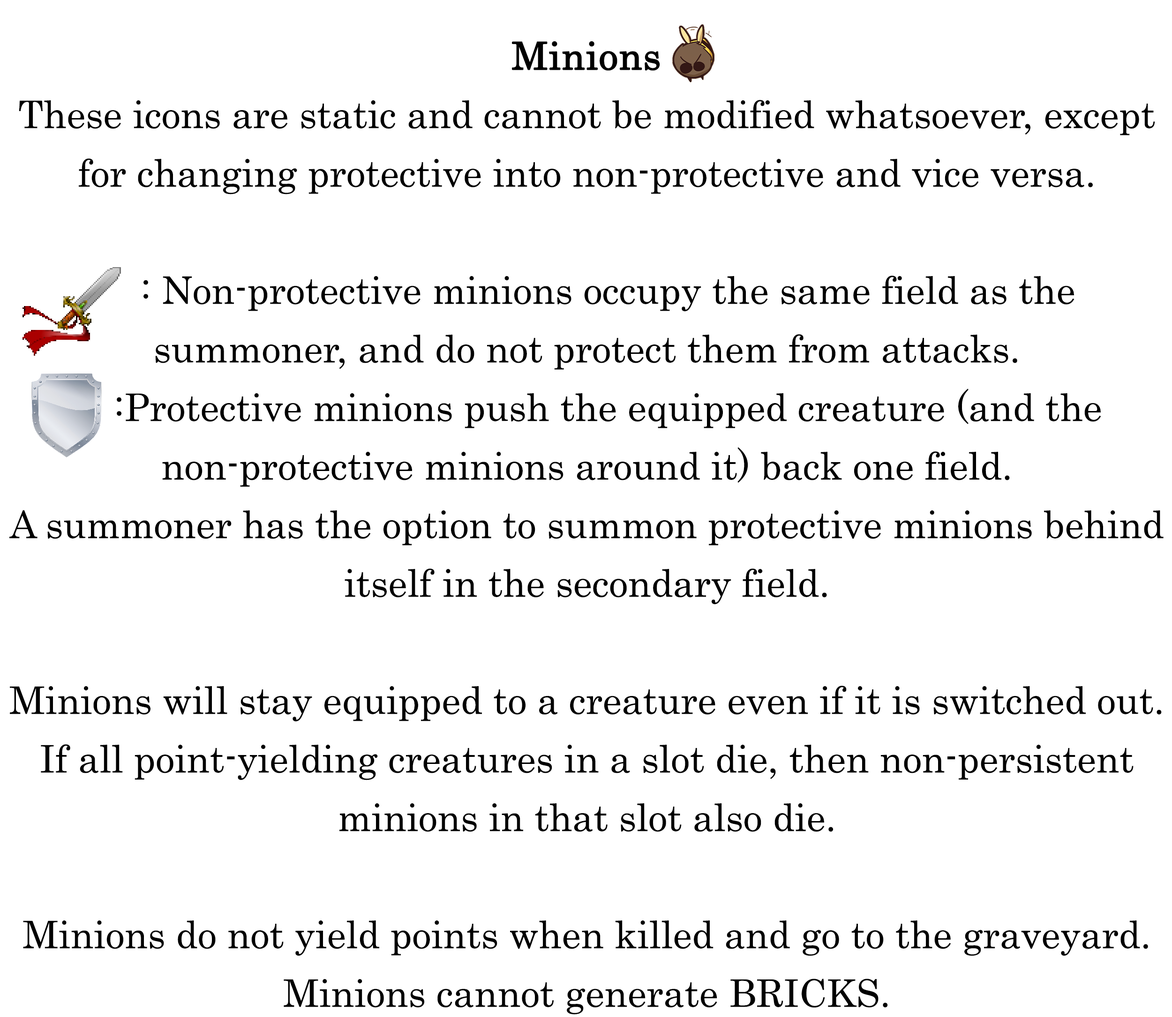
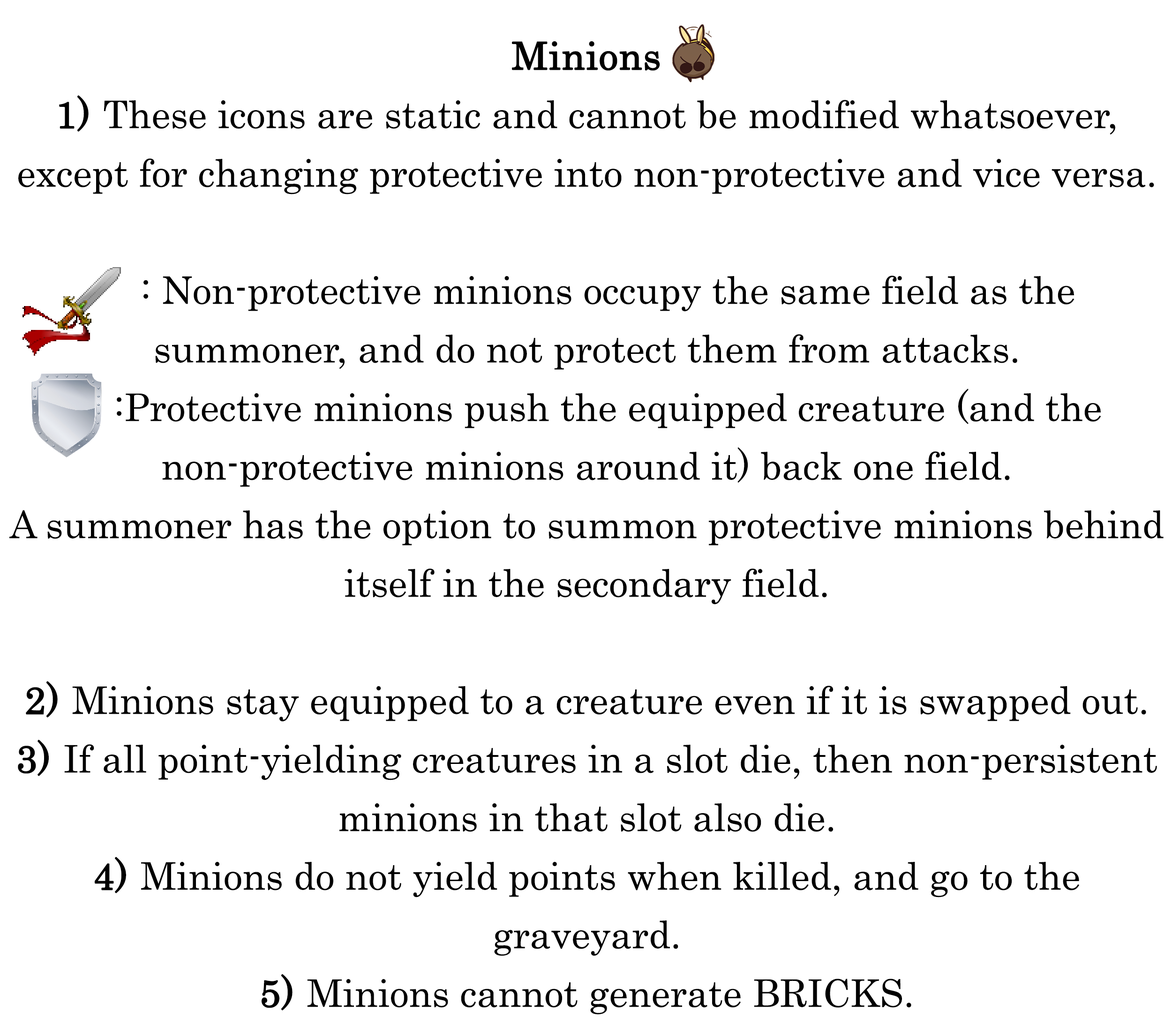
Layers edited between the first and the second 1172x1017 image:
painted on "Minions" (2nd of 2) over [9, 95, 1162, 1015]
